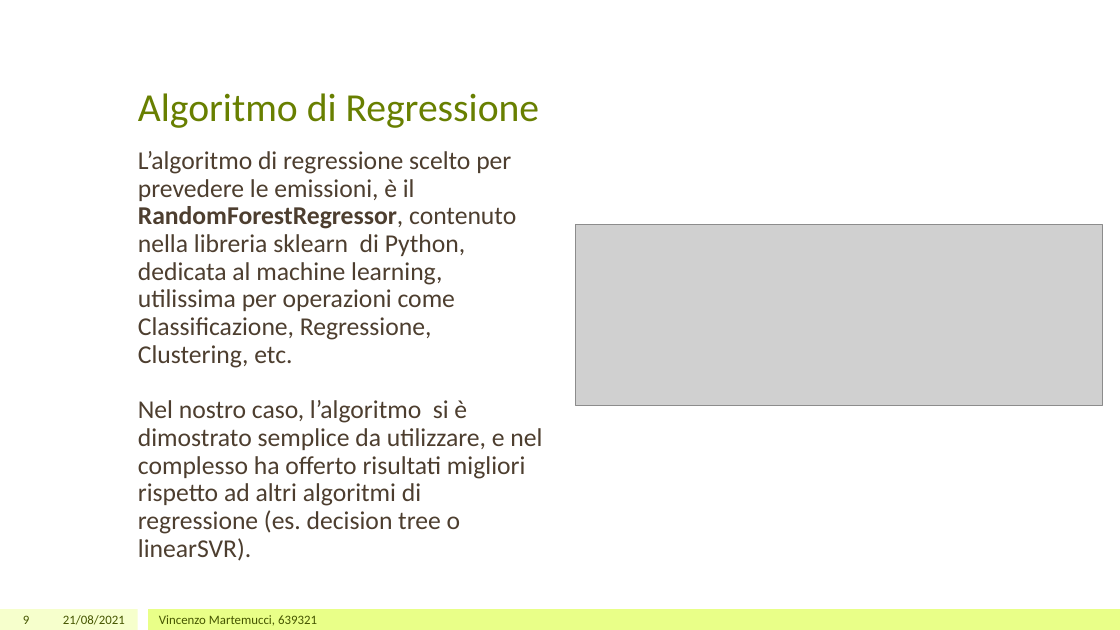
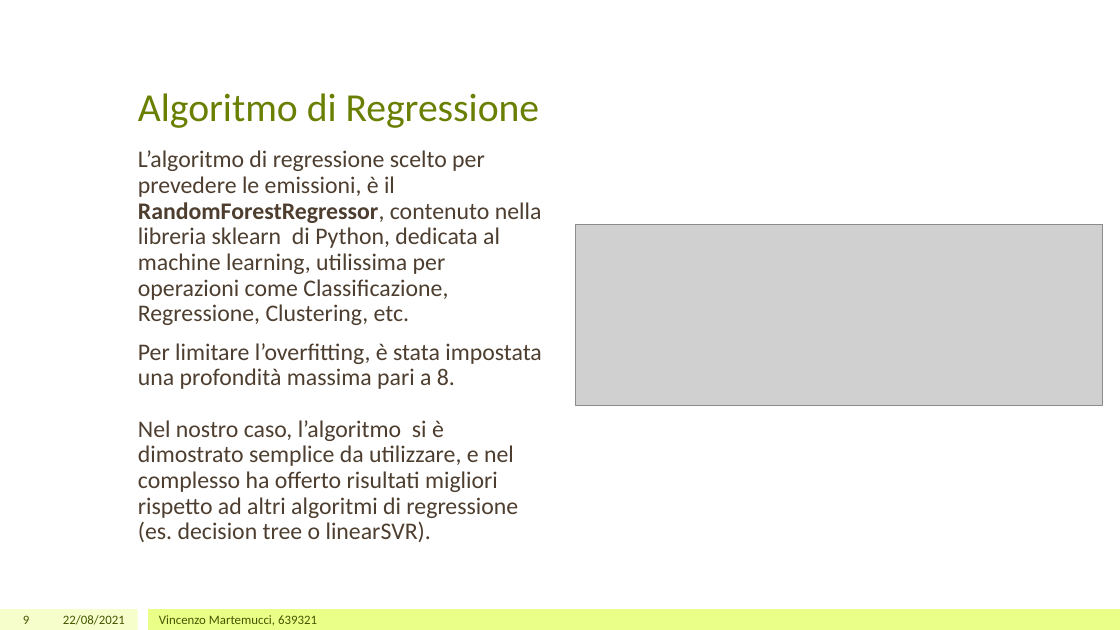
Before and after one commit to raimondoDiSangro/co2_car_emissions_ICON, a slide deck: slide 9 of Presentazione Progetto.pptx. Drawn at 1120x630 pixels with LibreOffice and Linux fonts; fonts in the diff are those of the drawing; grey boxes stand for pictures. Boxes give left, top, right and bottom in pixels: in the first picture for what was removed or moved away, otherwise in the second. Text is boxed around its words. In the diff, an @@ line names an element or a change of style, - is before the commit and + after.

Commit message:
Updated the regression models

```diff
--- a/Presentazione Progetto.pptx
+++ b/Presentazione Progetto.pptx
@@ text at <box>138,150,542,542</box>: text changed; size 22 to 20.4 pt @@
-L’algoritmo di regressione scelto per prevedere le emissioni, è il RandomForestRegressor, contenuto nella libreria sklearn di Python, dedicata al machine learning, utilissima per operazioni come Classificazione, Regressione, Clustering, etc.
-Nel nostro caso, l’algoritmo si è dimostrato semplice da utilizzare, e nel complesso ha offerto risultati migliori rispetto ad altri algoritmi di regressione (es. decision tree o linearSVR).
+L’algoritmo di regressione scelto per prevedere le emissioni, è il RandomForestRegressor, contenuto nella libreria sklearn di Python, dedicata al machine learning, utilissima per operazioni come Classificazione, Regressione, Clustering, etc.
+Per limitare l’overfitting, è stata impostata una profondità massima pari a 8.
+Nel nostro caso, l’algoritmo si è dimostrato semplice da utilizzare, e nel complesso ha offerto risultati migliori rispetto ad altri algoritmi di regressione (es. decision tree o linearSVR).
@@ text at <box>63,615,125,625</box>: text changed @@
-21/08/2021
+22/08/2021
```
Also in this commit, not shown: 7 other slides changed, 2 other files.
